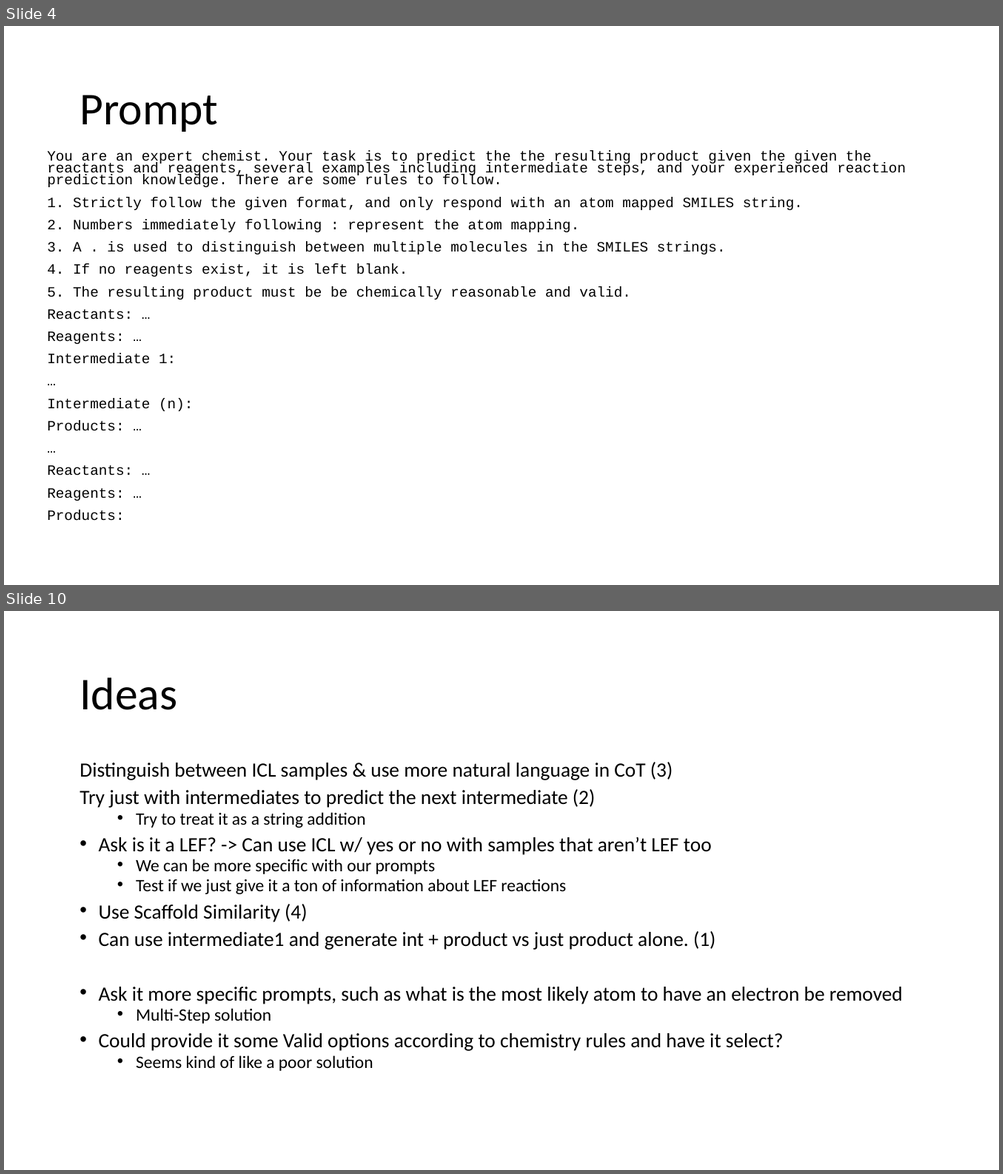
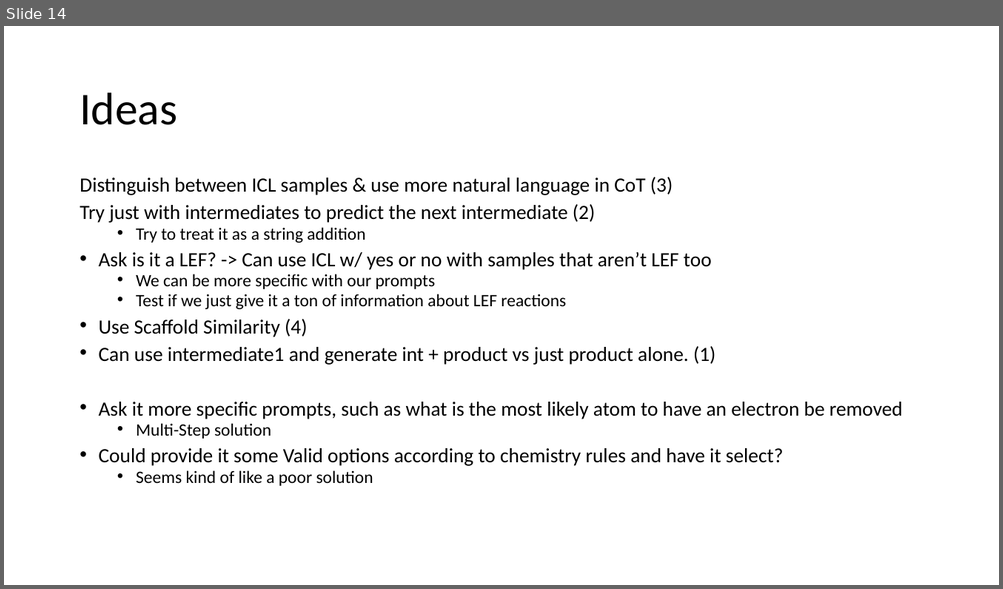
Before and after one commit to JohnDLee/ChemistryPE, a slide deck: pptx/7-21-2023.pptx. Shown one above the other, each under a label of ours: slides 4 and 10 before the commit, slide 14 after it; the slides between them are not shown. The pictures are 1003x1174 and 1003x589 pixels, drawn with LibreOffice and Linux fonts; fonts in the diff are those of the drawing. Boxes give left, top, right and bottom in pixels: in the first picture for what was removed or moved away, otherwise in the second. Text is boxed around its words. In the diff, an @@ line names an element or a change of style, - is before the commit and + after.

```diff
--- a/pptx/7-21-2023.pptx
+++ b/pptx/7-21-2023.pptx
@@ slide 4 removed at (x1=4, y1=26, x2=999, y2=585), background #FFFFFF @@
@@ title removed at (x1=79, y1=95, x2=218, y2=132) @@
-Prompt
@@ text removed at (x1=47, y1=150, x2=905, y2=521) @@
-You are an expert chemist. Your task is to predict the the resulting product given the given the reactants and reagents, several examples including intermediate steps, and your experienced reaction prediction knowledge. There are some rules to follow.
-1. Strictly follow the given format, and only respond with an atom mapped SMILES string.
-2. Numbers immediately following : represent the atom mapping.
-3. A . is used to distinguish between multiple molecules in the SMILES strings.
-4. If no reagents exist, it is left blank.
-5. The resulting product must be be chemically reasonable and valid.
-Reactants: …
-Reagents: …
-Intermediate 1:
-…
-Intermediate (n):
-Products: …
-…
-Reactants: …
-Reagents: …
-Products:
@@ what was slide 10 is now slide 14 @@
```
Also in this commit, not shown: 3 slides changed, 9 slides added, 4 other slides removed, 42 other files.
